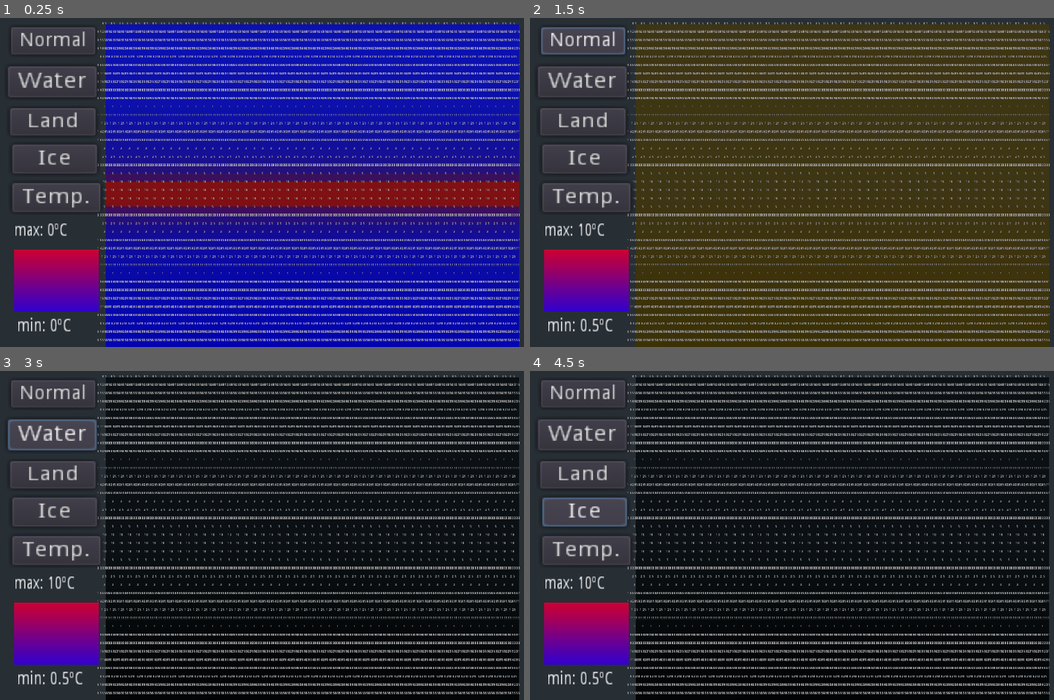
Above: before the commit, frames 1-4 (two rows, left to right).
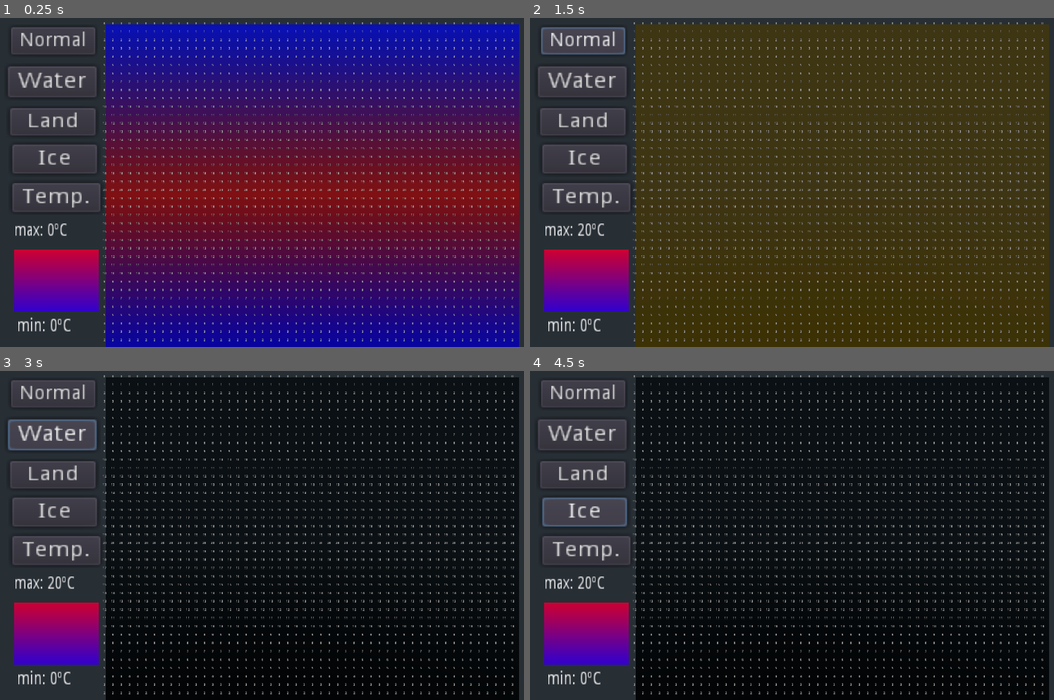
Above: after the commit, the same moments.

Repository: nestorac/earth
Game: Godot game, scene res://Globe.tscn
The game is run twice, just before and just after one commit, with the same random seed, the same clock (stepped at 60 frames per second) and the same inputs.
Inputs:
- Up to frame 1 (0.25 s): no input
- Up to frame 2 (1.5 s): click "Temp." at 0.5 s; click "Normal" at 1.25 s
- Up to frame 3 (3 s): click "Normal" at 2 s; click "Water" at 2.75 s
- Up to frame 4 (4.5 s): click "Land" at 3.5 s; click "Ice" at 4.25 s

The runs differ from the first frame. In frame 1, 66% of the frame differs, in the area x 18-100%, y 1-99%; in frame 2, 15%; in frame 3, 15%; in frame 4, 15%.

Commit message:
More changes.

Diff:
--- a/Scripts/Game.gd
+++ b/Scripts/Game.gd
@@ -13,6 +13,7 @@
 	var ui_min_temp = $UI/min_temp
 	var ui_max_temp = $UI/max_temp
 	var world = $World
+	world.refresh_min_max_temp()
 	var world_max_temp = world.max_temp_c
 	var world_min_temp = world.min_temp_c
 
--- a/Scripts/UImenu.gd
+++ b/Scripts/UImenu.gd
@@ -44,6 +44,7 @@
 func _on_BtTemp_button_up():
 	var mmi = $"../World"
 	mmi.set_layer(GlobalVars.layer.TEMP)
+	mmi.refresh_min_max_temp()
 	for square in mmi.get_children():
 		square.draw_square_temp(mmi.min_temp_c, mmi.max_temp_c)
 
--- a/Scripts/World.gd
+++ b/Scripts/World.gd
@@ -11,6 +11,8 @@
 
 var max_temp_c = 0.0
 var min_temp_c = 0.0
+
+const TEMP_IMPACT = 30.0
 
 export var islands = 5
 export var layer = GlobalVars.layer.NONE
@@ -25,6 +27,20 @@
 ##			squares[i][j].set_terrain(WATER)
 
 
+func refresh_min_max_temp():
+	var squares = get_children()
+
+	max_temp_c = squares[0].temperature_celsius
+	min_temp_c = squares[0].temperature_celsius
+
+	for square in squares:
+		if max_temp_c < square.temperature_celsius:
+			max_temp_c = square.temperature_celsius
+
+		if min_temp_c > square.temperature_celsius:
+			min_temp_c = square.temperature_celsius
+
+
 func init_temp_c():
 	var equator = round(height / 2.0)
 
@@ -35,12 +51,12 @@
 
 	for square in squares:
 		var coord_y = square.coord_y
-		var distance = abs( coord_y - equator )
-
-		if distance != 0.0:
-			square.temperature_celsius = 10.0 / (distance)
-		else:
-			square.temperature_celsius = 10.0
+		var distance = abs( coord_y )
+		if distance > equator:
+			distance = height - distance
+
+		square.temperature_celsius = distance
+
 		if max_temp_c < square.temperature_celsius:
 			max_temp_c = square.temperature_celsius
 
@@ -96,44 +112,52 @@
 
 			if (i == 0) and (j == 0):
 				square = get_square(x, y)
-				if square:
-					square.temperature_celsius = 100
+				square.temperature_celsius = TEMP_IMPACT
+				if square:
 					square.add_terrain_water(aliasing)
 					square.remove_land(land_to_be_removed*aliasing/100.0)
 
 			if (i == 0) and (j != 0):
 				square = get_square(x, y+j)
 				if square:
+					square.temperature_celsius = TEMP_IMPACT * 0.9
 					square.add_terrain_water(aliasing)
 					square.remove_land(land_to_be_removed*aliasing/100.0)
 				square = get_square(x, y-j)
 				if square:
+					square.temperature_celsius = TEMP_IMPACT * 0.9
 					square.add_terrain_water(aliasing)
 					square.remove_land(land_to_be_removed*aliasing/100.0)
 			if (j == 0) and (i != 0):
 				square = get_square(x+i, y)
 				if square:
+					square.temperature_celsius = TEMP_IMPACT * 0.9
 					square.add_terrain_water(aliasing)
 					square.remove_land(land_to_be_removed*aliasing/100.0)
 				square = get_square(x-i, y)
 				if square:
+					square.temperature_celsius = TEMP_IMPACT * 0.9
 					square.add_terrain_water(aliasing)
 					square.remove_land(land_to_be_removed*aliasing/100.0)
 			if (i != 0 and j != 0):
 				square = get_square(x+i, y+j)
 				if square:
+					square.temperature_celsius = TEMP_IMPACT * 0.9
 					square.add_terrain_water(aliasing)
 					square.remove_land(land_to_be_removed*aliasing/100.0)
 				square = get_square(x+i, y-j)
 				if square:
+					square.temperature_celsius = TEMP_IMPACT * 0.9
 					square.add_terrain_water(aliasing)
 					square.remove_land(land_to_be_removed*aliasing/100.0)
 				square = get_square(x-i,y+j)
 				if square:
+					square.temperature_celsius = TEMP_IMPACT * 0.9
 					square.add_terrain_water(aliasing)
 					square.remove_land(land_to_be_removed*aliasing/100.0)
 				square = get_square(x-i,y-j)
 				if square:
+					square.temperature_celsius = TEMP_IMPACT * 0.9
 					square.add_terrain_water(aliasing)
 					square.remove_land(land_to_be_removed*aliasing/100.0)
 
